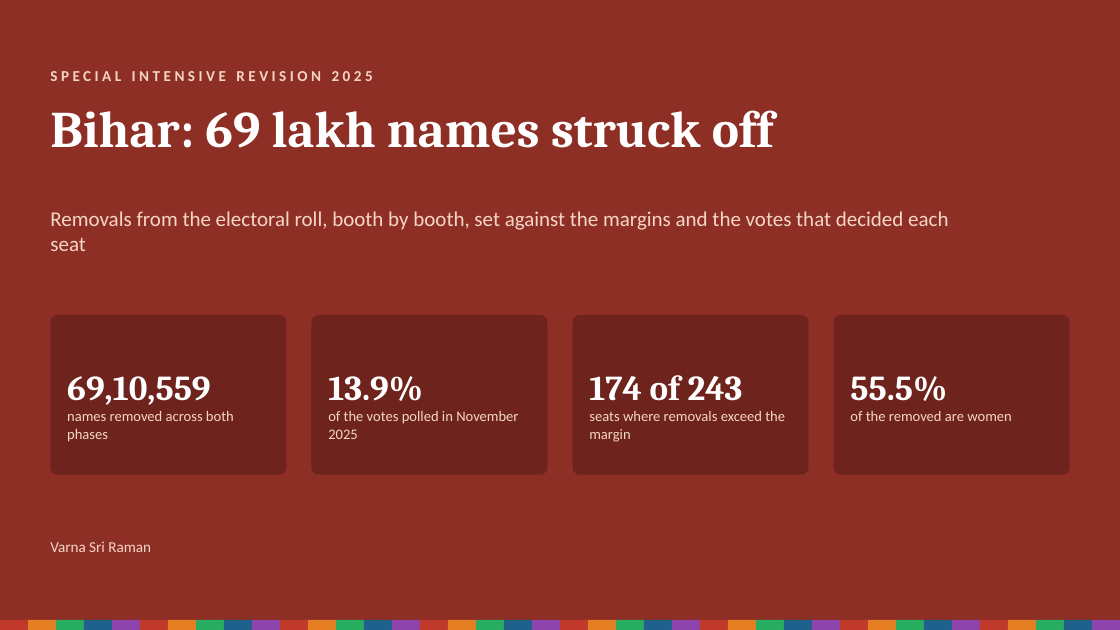
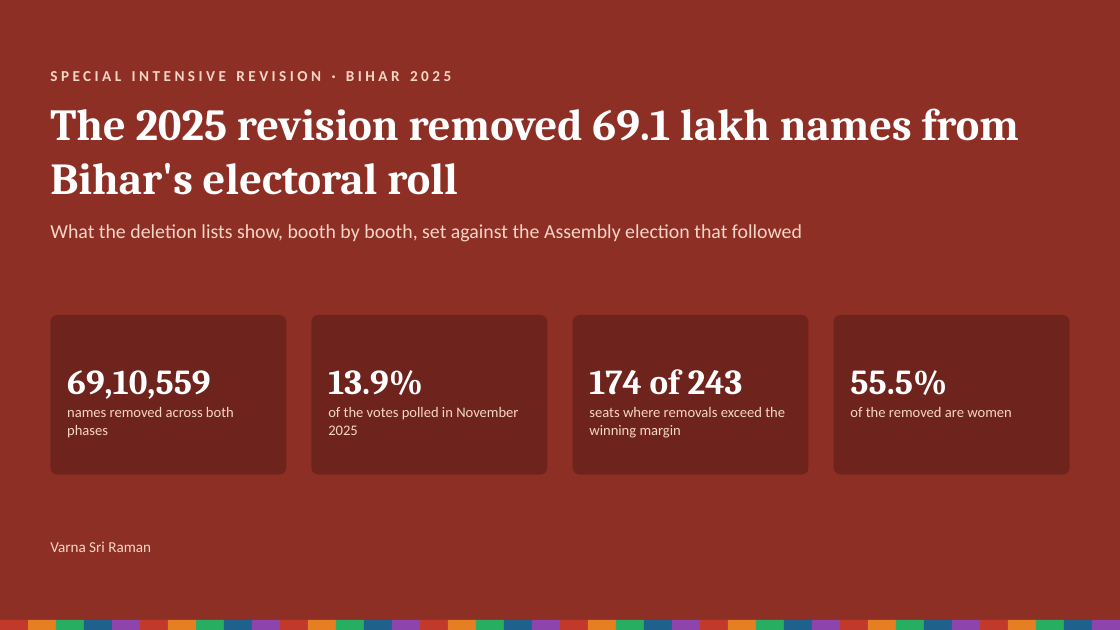
Before and after one commit to Varnasr/INDIA-DATA, a slide deck: slide 1 of reports/bihar-sir-2025-deck.pptx. Drawn at 1120x630 pixels with LibreOffice and Linux fonts; fonts in the diff are those of the drawing. Boxes give left, top, right and bottom in pixels: in the first picture for what was removed or moved away, otherwise in the second. Text is boxed around its words. In the diff, an @@ line names an element or a change of style, - is before the commit and + after.

```diff
--- a/reports/bihar-sir-2025-deck.pptx
+++ b/reports/bihar-sir-2025-deck.pptx
@@ text at box(50, 71, 451, 81): text changed @@
-SPECIAL INTENSIVE REVISION 2025
+SPECIAL INTENSIVE REVISION · BIHAR 2025
@@ text at box(50, 108, 1019, 195): text changed; size 44 to 38 pt @@
-Bihar: 69 lakh names struck off
+The 2025 revision removed 69.1 lakh names from Bihar's electoral roll
@@ text at box(50, 224, 802, 242): text changed; size 18 to 17 pt @@
-Removals from the electoral roll, booth by booth, set against the margins and the votes that decided each seat
+What the deletion lists show, booth by booth, set against the Assembly election that followed
@@ 4 texts: place and size @@
-4 texts at box(67, 375, 947, 405)
+4 texts at box(67, 369, 947, 399)
@@ text "names removed across both phases": place and size @@
-text "names removed across both phases" at box(67, 411, 234, 442)
+text "names removed across both phases" at box(67, 407, 234, 438)
@@ text "of the votes polled in ...": place and size @@
-text "of the votes polled in ..." at box(328, 411, 518, 439)
+text "of the votes polled in ..." at box(328, 407, 518, 435)
@@ text at box(589, 407, 785, 438): text changed @@
-seats where removals exceed the margin
+seats where removals exceed the winning margin
@@ text "of the removed are women": place and size @@
-text "of the removed are women" at box(850, 411, 1011, 421)
+text "of the removed are women" at box(850, 407, 1011, 417)
```
Also in this commit, not shown: 15 other slides changed, 11 slides added, 14 other files.
